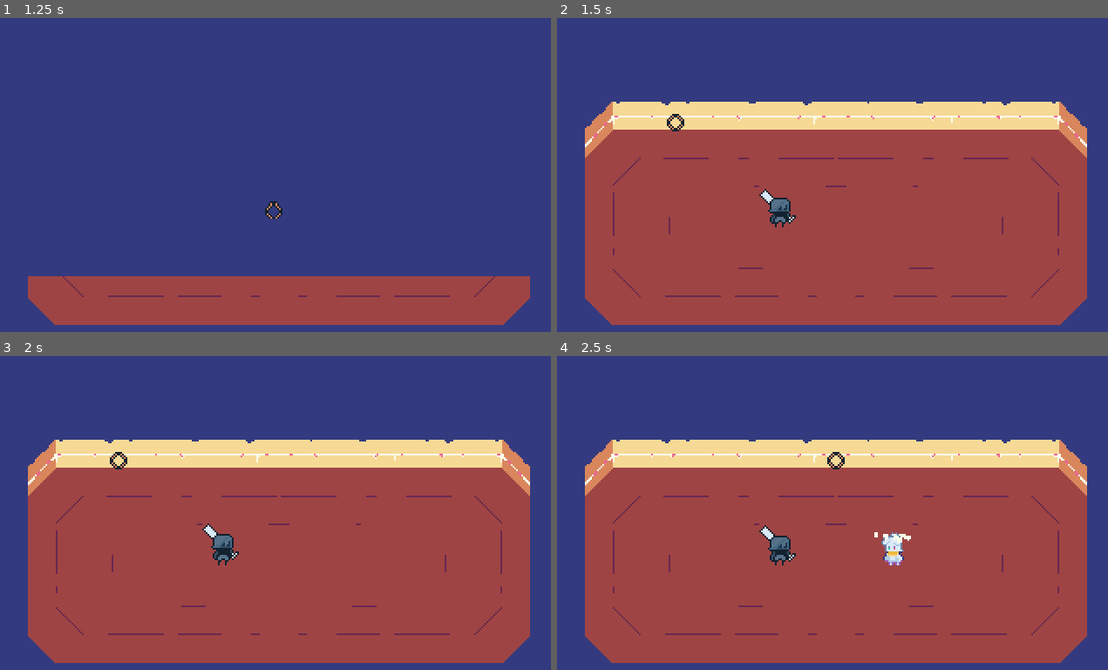
Above: before the commit, frames 1-4 (two rows, left to right).
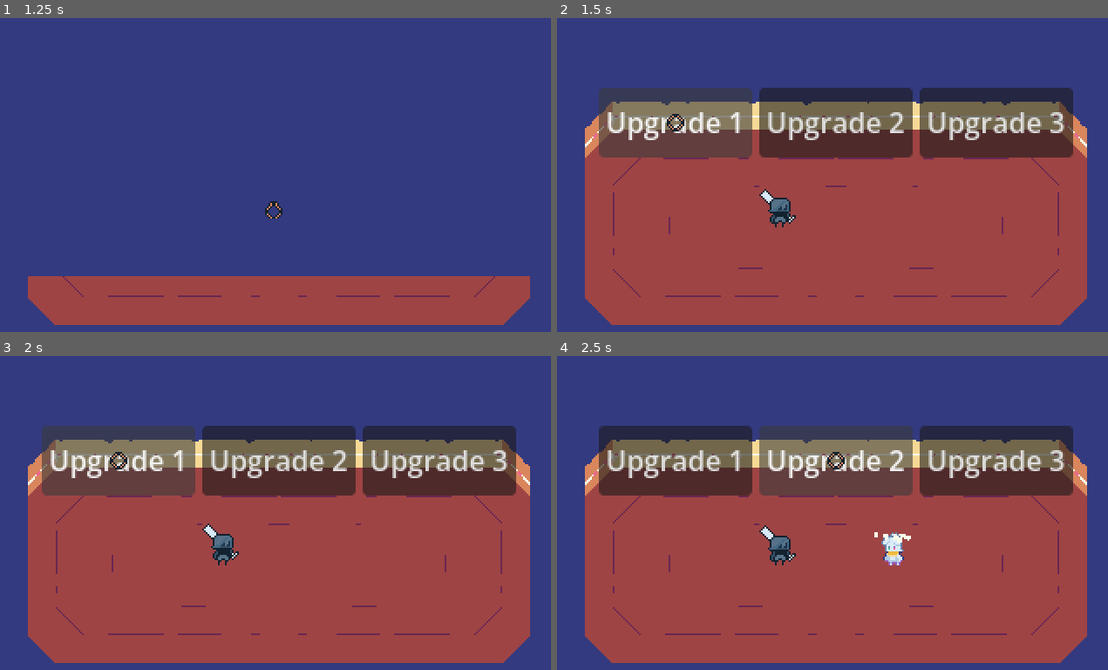
Above: after the commit, the same moments.

Repository: studio-starlight/brackeys-26-1
Game: Godot game, scene res://Scenes/Levels/main_menu.tscn
Same seed, same stepped clock (60 frames per second), same inputs: the game is played once before the commit and once after it.
Inputs (mouse positions are in pixels of both pictures, inside the frame that each line leads up to):
- Up to frame 1 (1.25 s): click "Play" at 0.5 s
- Up to frame 2 (1.5 s): click (678, 121) at 1.25 s, where only the run after the commit has a clickable "Upgrade 1"
- Up to frame 3 (2 s): no input
- Up to frame 4 (2.5 s): click (838, 459) at 2 s, where only the run after the commit has a clickable "Upgrade 2"

Frame 1 is identical in both runs. In frame 2, 18% of the frame differs, in the area x 7-94%, y 22-45%; in frame 3, 18%; in frame 4, 18%.
Error after the commit: There was an error calling "_iter_next" on iterator object of type Upgrades:<HBoxContainer#59676559112>. (res://Scenes/Systems/upgrade_manager.gd:11)

Commit message:
Started Upgrades

Diff:
--- /dev/null
+++ b/Resources/Upgrades/attack_upgrade.gd
@@ -0,0 +1,5 @@
+class_name AttackUpgrade
+extends UpgradeData
+
+func apply_upgrade(player : Player) -> void:
+	player.stats.attack += player.stats.attack * 0.25
--- /dev/null
+++ b/Resources/Upgrades/health_upgrade.gd
@@ -0,0 +1,5 @@
+class_name HealthUpgrade
+extends UpgradeData
+
+func apply_upgrade(player : Player) -> void:
+	player.stats.max_health += 1
--- /dev/null
+++ b/Resources/Upgrades/speed_upgrade.gd
@@ -0,0 +1,5 @@
+class_name SpeedUpgrade
+extends UpgradeData
+
+func apply_upgrade(player : Player) -> void:
+	player.stats.speed += player.stats.speed * 0.35
--- /dev/null
+++ b/Resources/Upgrades/upgrade_data.gd
@@ -0,0 +1,4 @@
+class_name UpgradeData
+extends Resource
+
+func apply_upgrade(player : Player) -> void: pass
--- a/Scenes/Levels/game.tscn
+++ b/Scenes/Levels/game.tscn
@@ -24,6 +24,7 @@
 [ext_resource type="Texture2D" uid="uid://cx4u4kpk7j5jl" path="res://Graphics/User Interface/sprite_pausebox.png" id="14_e8oij"]
 [ext_resource type="PackedScene" uid="uid://dhnfed0gjaehd" path="res://Scenes/Objects/enemy_charger.tscn" id="14_x1q52"]
 [ext_resource type="Theme" uid="uid://ba3ofuhdx02cr" path="res://Resources/Themes/main_theme.tres" id="15_gqwak"]
+[ext_resource type="Script" uid="uid://85pv8b7m5k0s" path="res://Scenes/Systems/upgrade_manager.gd" id="24_rar5s"]
 
 [sub_resource type="Resource" id="Resource_rfqhp"]
 script = ExtResource("7_ht0kt")
@@ -397,6 +398,27 @@
 visible = false
 polygon = PackedVector2Array(32, 64, 16, 80, 16, 160, 32, 176, 288, 176, 304, 160, 304, 80, 288, 64, 32, 64, 32, 32, 288, 32, 312, 56, 312, 168, 288, 192, 32, 192, 8, 176, 8, 56, 32, 32)
 
+[node name="UpgradeManager" type="Node2D" parent="." unique_id=1803625167]
+script = ExtResource("24_rar5s")
+
+[node name="Upgrades" type="HBoxContainer" parent="UpgradeManager" unique_id=81638564]
+offset_left = 24.0
+offset_top = 40.0
+offset_right = 296.0
+offset_bottom = 80.0
+
+[node name="Upgrade1" type="Button" parent="UpgradeManager/Upgrades" unique_id=1283384684]
+layout_mode = 2
+text = "Upgrade 1"
+
+[node name="Upgrade2" type="Button" parent="UpgradeManager/Upgrades" unique_id=1896090948]
+layout_mode = 2
+text = "Upgrade 2"
+
+[node name="Upgrade3" type="Button" parent="UpgradeManager/Upgrades" unique_id=1082183459]
+layout_mode = 2
+text = "Upgrade 3"
+
 [node name="HUD" type="CanvasLayer" parent="." unique_id=1819801841]
 script = ExtResource("10_q2try")
 
--- /dev/null
+++ b/Scenes/Systems/upgrade_manager.gd
@@ -0,0 +1,15 @@
+extends Node2D
+
+@onready var upgrades: HBoxContainer = $Upgrades
+@onready var upgrade_1: Button = $Upgrades/Upgrade1
+@onready var upgrade_2: Button = $Upgrades/Upgrade2
+@onready var upgrade_3: Button = $Upgrades/Upgrade3
+
+@export var upgrade_resouces : Array
+
+func _ready() -> void:
+	for upgrade : Button in upgrades:
+		upgrade.pressed.connect(_upgrade_pressed)
+
+func _upgrade_pressed() -> void:
+	pass
--- a/project.godot
+++ b/project.godot
@@ -50,6 +50,7 @@
 [file_customization]
 
 folder_colors={
+"res://Audio/": "red",
 "res://Graphics/": "orange",
 "res://Resources/": "yellow",
 "res://Scenes/": "green",
Not shown, added: Resources/Upgrades/attack_upgrade.gd.uid
Not shown, added: Resources/Upgrades/health_upgrade.gd.uid
Not shown, added: Resources/Upgrades/speed_upgrade.gd.uid
Not shown, added: Resources/Upgrades/upgrade_data.gd.uid
Not shown, added: Scenes/Systems/upgrade_manager.gd.uid
